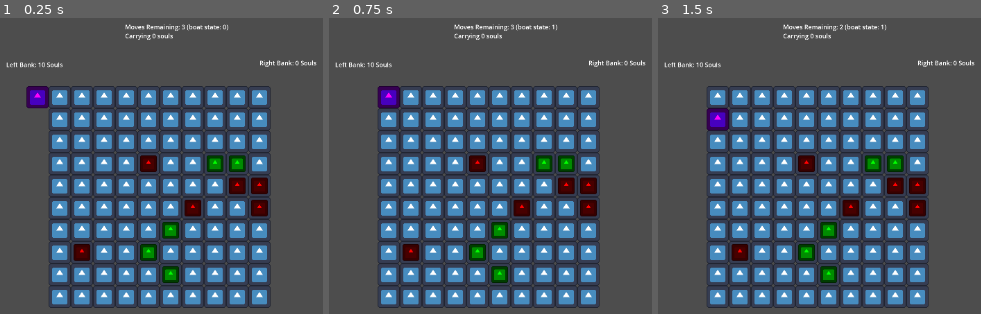
Above: before the commit, frames 1-3 (left to right).
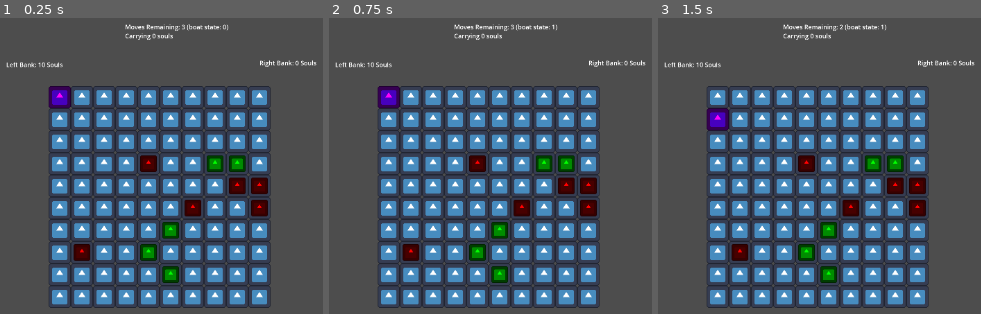
Above: after the commit, the same moments.

Repository: tmrupp/LD53
Game: Godot game, scene res://main.tscn
Two runs of this game, one before a commit and one after it. Both use one fixed random seed, a clock stepped at 60 frames per second and the inputs below. The engine's default icon, where the game draws it, is replaced by a stand-in: a white triangle on a blue panel in a dark square.
Inputs:
- Up to frame 1 (0.25 s): no input
- Up to frame 2 (0.75 s): tap Enter at 0.5 s; hold Right (MoveRight) from 0.53 s (still down); hold Space (CollectSouls) from 0.53 s (still down)
- Up to frame 3 (1.5 s): release Right (MoveRight) at 1.28 s; release Space (CollectSouls) at 1.28 s; hold Down (MoveDown) from 1.28 s (still down); tap Shift (DropSouls) at 1.35 s

The runs differ from the first frame. In frame 1, 1.0% of the frame differs, in the area x 8-22%, y 22-31%; in frame 2, nothing differs; in frame 3, nothing differs.

Commit message:
Refactor player et al. to use integer player position

Diff:
--- a/Player.gd
+++ b/Player.gd
@@ -5,6 +5,8 @@
 @onready var ui_speed:Node = $"../UI/Speed"
 @onready var ui_souls_carried:Node = $"../UI/SoulsCarried"
 @onready var move_unit_size:int = $"../River".move_unit_size
+
+var grid_position:Vector2i
 
 enum BOAT_STATE {On_Left, In_River, On_Right}
 
@@ -19,45 +21,44 @@
 var strength_capacity:int = 6 # amount to replenish when on shore
 
 func _ready():
-	position = Vector2i(-move_unit_size, 0)
+	grid_position = Vector2i(-1, 0)
 
 #func _process(delta):
 #	river.player_position = position
 
 func interact_with_unit(direction:Vector2i):
-	var lpp = river.player_position_to_local()
-	print("lpp=", lpp, " direction=", direction)
-	return river.push_units(lpp, lpp+direction)
+	print("lpp=", grid_position, " direction=", direction)
+	return river.push_units(grid_position, grid_position+direction)
 
 func _input(event):
 	# movement
-	if event.is_action_pressed("MoveRight") and position.x < river.map_size.x * move_unit_size and current_moves_remaining > 0:
+	if event.is_action_pressed("MoveRight") and grid_position.x < river.map_size.x and current_moves_remaining > 0:
 		interact_with_unit(Vector2i(1,0))
-		position.x += move_unit_size
+		grid_position.x += 1
 		on_move()
 		if state == BOAT_STATE.On_Left:
 			state = BOAT_STATE.In_River
-		elif state == BOAT_STATE.In_River and position.x == river.map_size.x * move_unit_size:
+		elif state == BOAT_STATE.In_River and grid_position.x == river.map_size.x:
 			state = BOAT_STATE.On_Right
 			current_moves_remaining = max_speed
 			riverbanks.deposit_on_right(current_soul_count)
 			current_soul_count = 0
-	elif event.is_action_pressed("MoveLeft") and position.x >= 0 and current_moves_remaining > 0:
+	elif event.is_action_pressed("MoveLeft") and grid_position.x >= 0 and current_moves_remaining > 0:
 		interact_with_unit(Vector2i(-1,0))
-		position.x -= move_unit_size
+		grid_position.x -= 1
 		on_move()
 		if state == BOAT_STATE.On_Right:
 			state = BOAT_STATE.In_River
-		elif state == BOAT_STATE.In_River and position.x < 0:
+		elif state == BOAT_STATE.In_River and grid_position.x < 0:
 			state = BOAT_STATE.On_Left
 			current_moves_remaining = max_speed
-	elif event.is_action_pressed("MoveUp") and position.y > 0:
+	elif event.is_action_pressed("MoveUp") and grid_position.y > 0:
 		interact_with_unit(Vector2i(0,-1))
-		position.y -= move_unit_size
+		grid_position.y -= 1
 		on_move()
-	elif event.is_action_pressed("MoveDown") and position.y < (river.map_size.y - 1) * move_unit_size and current_moves_remaining > 0:
+	elif event.is_action_pressed("MoveDown") and grid_position.y < (river.map_size.y - 1) * move_unit_size and current_moves_remaining > 0:
 		interact_with_unit(Vector2i(0, 1))
-		position.y += move_unit_size
+		grid_position.y += 1
 		on_move()
 
 	# soul collection
@@ -70,8 +71,11 @@
 			riverbanks.deposit_on_left(1)
 			current_soul_count -= 1
 
+	# set visual position based on grid position
+	position = move_unit_size * grid_position
+
 func on_move():
-	river.player_position = position
+	river.player_position = grid_position
 	if state == BOAT_STATE.In_River:
 		current_moves_remaining -= 1
 		if current_moves_remaining <= 0:
--- a/River.gd
+++ b/River.gd
@@ -11,7 +11,7 @@
 #var dynamic = preload("res://dynamic.tscn")
 var unit_prefab = preload("res://unit.tscn")
 
-var player_position = Vector2i.ZERO
+var player_position:Vector2i = Vector2i.ZERO
 
 var units = {}
 
@@ -68,9 +68,6 @@
 			return true
 	return false
 
-func player_position_to_local():
-	return Vector2i(player_position/spacing)
-
 func in_range(pos):
 	return pos.x >= 0 and pos.x < map_size.x and pos.y >= 0 and pos.y < map_size.y
 
@@ -117,7 +114,7 @@
 			if unit.dynamic:
 #				print("moving!")
 				var new_pos = pos + down
-				if (units.has(new_pos) or (player_position_to_local() == new_pos)):
+				if (units.has(new_pos) or (player_position == new_pos)):
 					new_pos = pos + (Vector2i(1, 0) if unit.right else Vector2i(-1, 0))
 					new_pos.x = clamp(new_pos.x, 0, map_size.x - 1)
 
